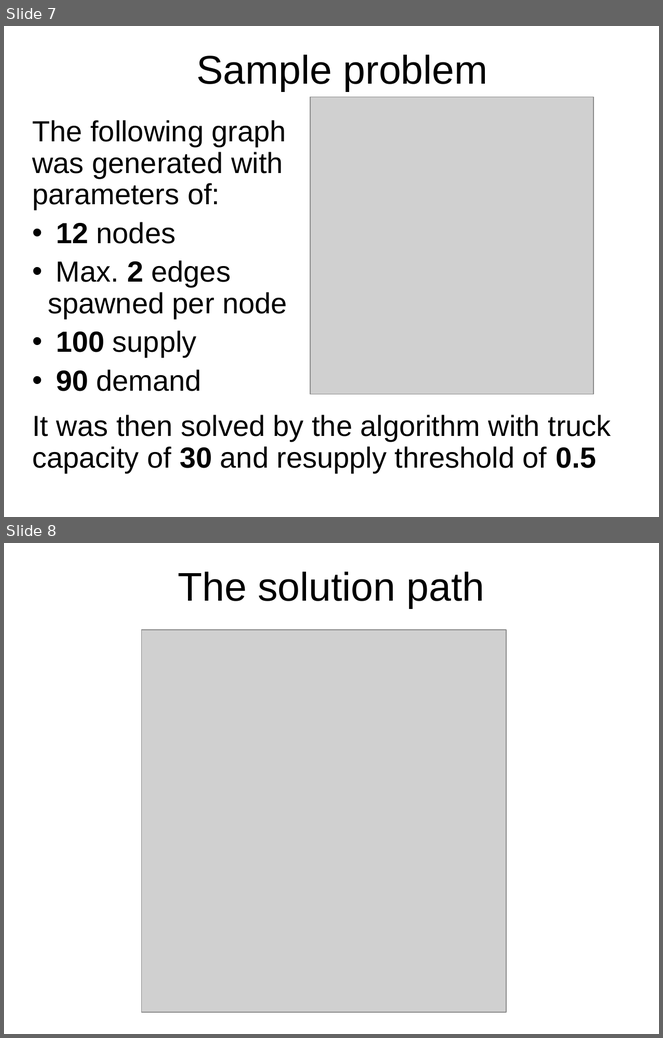
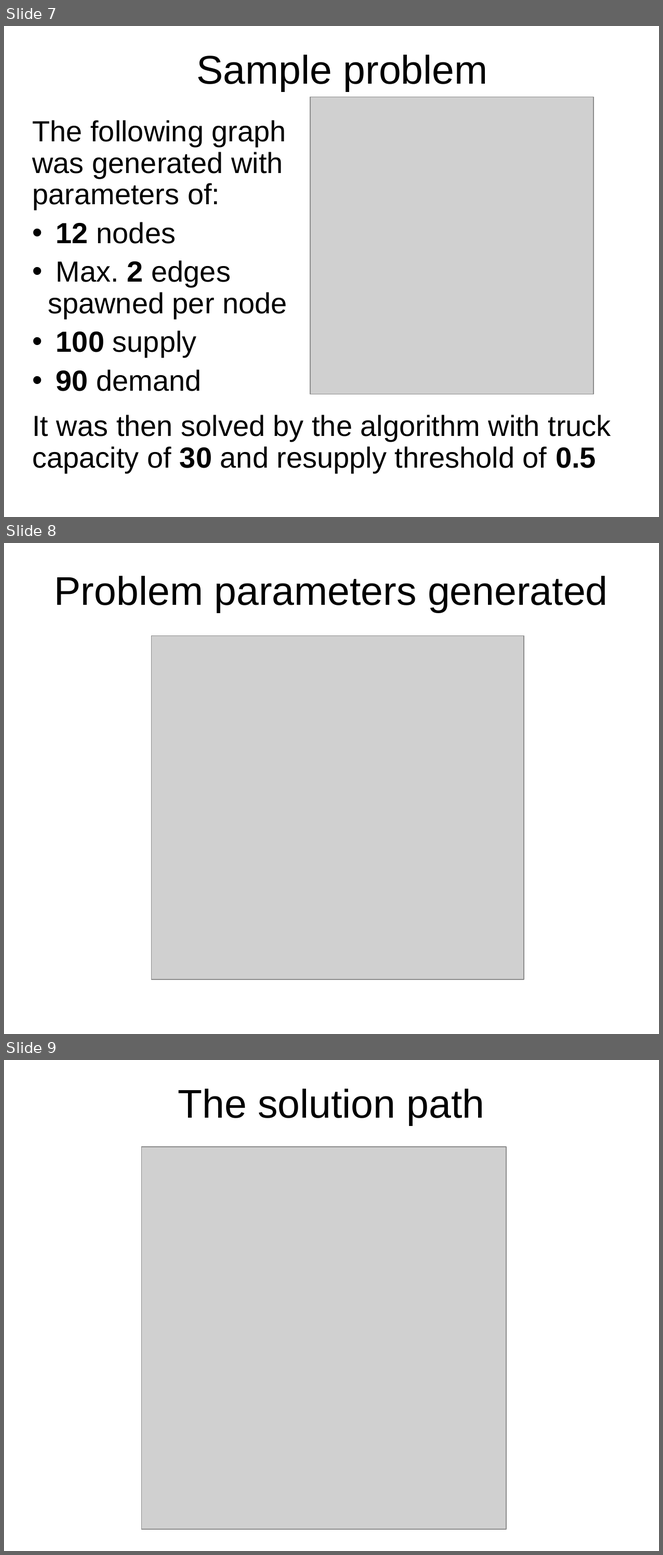
Before and after one commit to andreloboteixeira/cs820-project, a slide deck: presentation/presentation.ppt. Shown one above the other, each under a label of ours: slides 7 and 8 before the commit, slides 7, 8 and 9 after it. The pictures are 663x1038 and 663x1555 pixels, drawn with LibreOffice and Linux fonts; fonts in the diff are those of the drawing; grey boxes stand for pictures. Boxes give left, top, right and bottom in pixels: in the first picture for what was removed or moved away, otherwise in the second. Text is boxed around its words. In the diff, an @@ line names an element or a change of style, - is before the commit and + after.

Commit message:
final draft

```diff
--- a/presentation/presentation.ppt
+++ b/presentation/presentation.ppt
@@ slide 8 added at (4, 543, 659, 1034), background #FFFFFF @@
@@ title added at (54, 576, 608, 613), 44 pt, text #000000 @@
+Problem parameters generated
@@ picture added at (152, 636, 524, 980) @@
@@ what was slide 8 is now slide 9 @@
```
